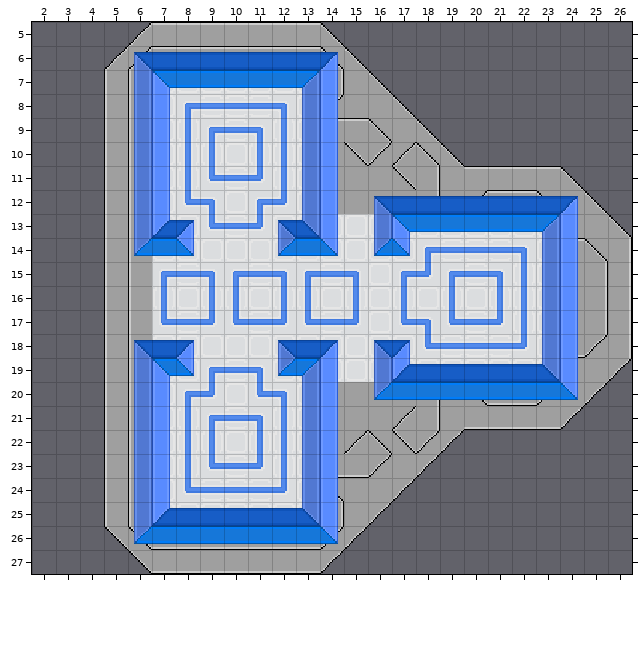
Tiled map: assets/data/main.tmx. The first picture shows the starting point.
Cells are 16x16 px. Shown: x 2..26, y 5..27.
New version:
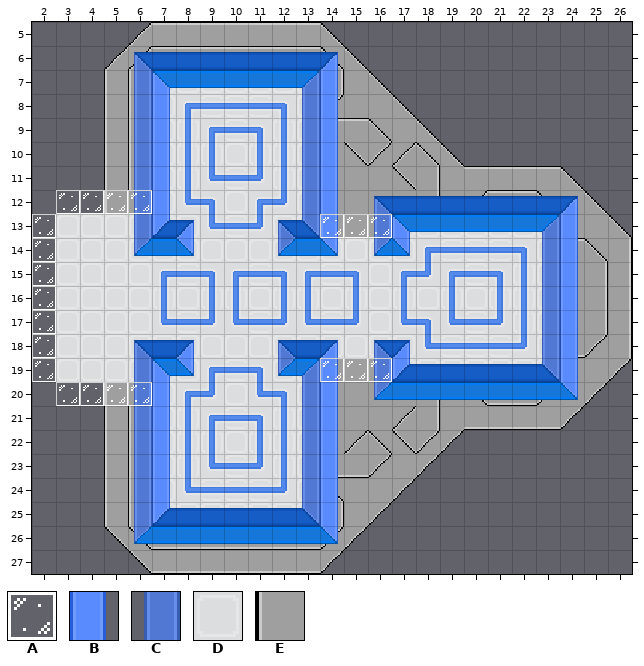
Key: from "Station": A 6, B 8, C 10, D 12, E 36.
_ is an empty cell.
Tiles replaced or removed in this view: B, C, D, E.
Changes in this commit:
Changed rows in their new state; . is an unchanged cell.
Layer "Details":
first column x 6:
12 C..........
13 ........B.C
first column x 6:
19 ........B.C
20 C..........
Layer "Ground":
first column x 3:
13 DDDD.......___
14 DDDD..........
15 DDDD..........
16 DDDD..........
17 DDDD..........
18 DDDD..........
19 DDDD.......___
Layer "Solids":
first column x 2:
12 .AAAA..........
13 A...........AAA
14 A..............
15 A..............
16 A..............
17 A..............
18 A..............
19 A...........AAA
20 .AAAA..........
Pixel boxes of the changes (left, top, right, bottom) in both pictures:
changed: (32, 190, 152, 406)
changed: (320, 214, 392, 238)
changed: (320, 358, 392, 382)
